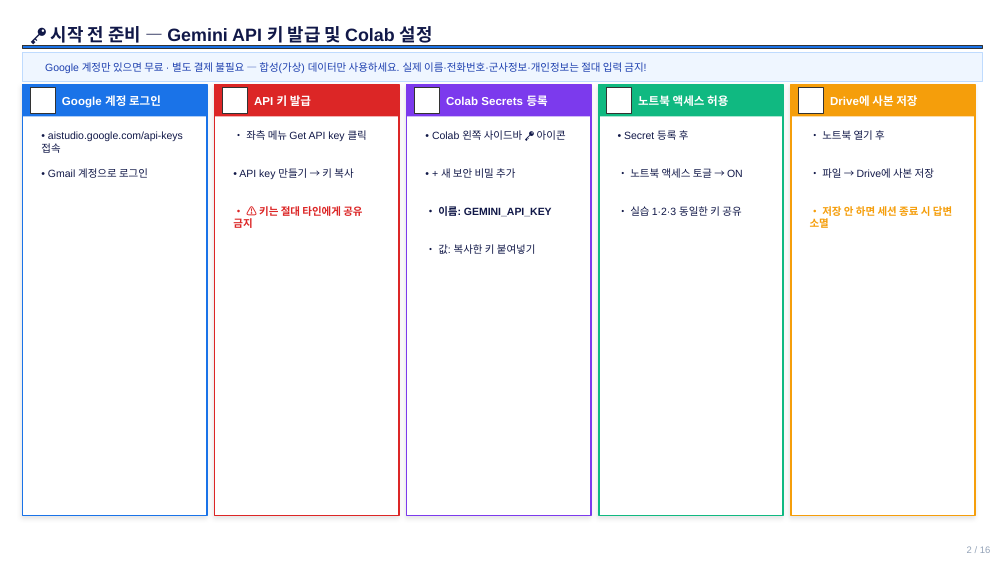
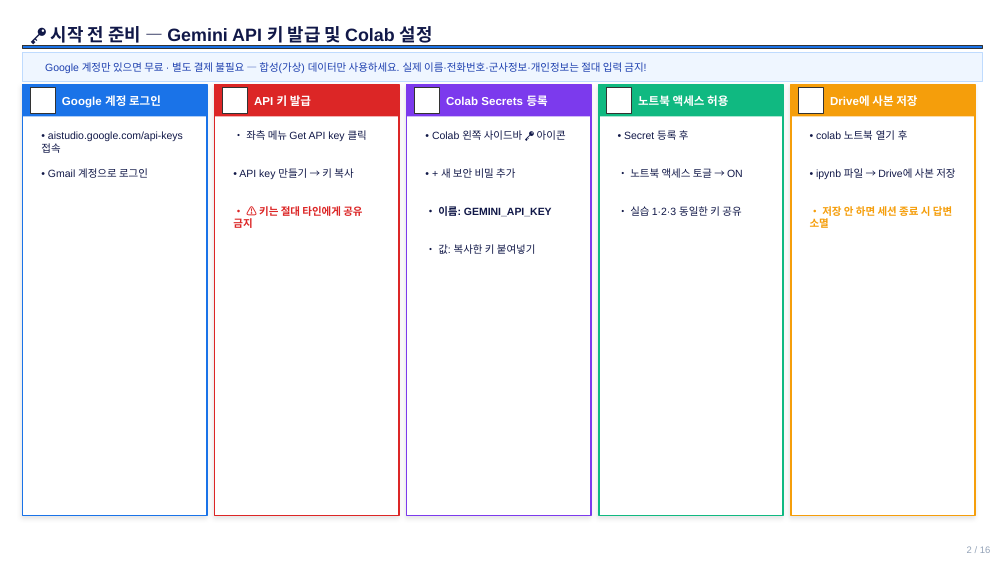
Before and after one commit to sulgik/security-workshop, a slide deck: slide 3 of ws01/class/3일차_3.pptx. Drawn at 1008x567 pixels with LibreOffice and Linux fonts; fonts in the diff are those of the drawing. Boxes give left, top, right and bottom in pixels: in the first picture for what was removed or moved away, otherwise in the second. Text is boxed around its words. In the diff, an @@ line names an element or a change of style, - is before the commit and + after.

Commit message:
polish ipynb

```diff
--- a/ws01/class/3일차_3.pptx
+++ b/ws01/class/3일차_3.pptx
@@ text at [816, 130, 908, 140]: text changed @@
-• 노트북 열기 후
+• colab 노트북 열기 후
@@ text at [816, 168, 955, 179]: text changed @@
-• 파일 → Drive에 사본 저장
+• ipynb 파일 → Drive에 사본 저장
```
Also in this commit, not shown: 1 other slide changed, 4 other files.
